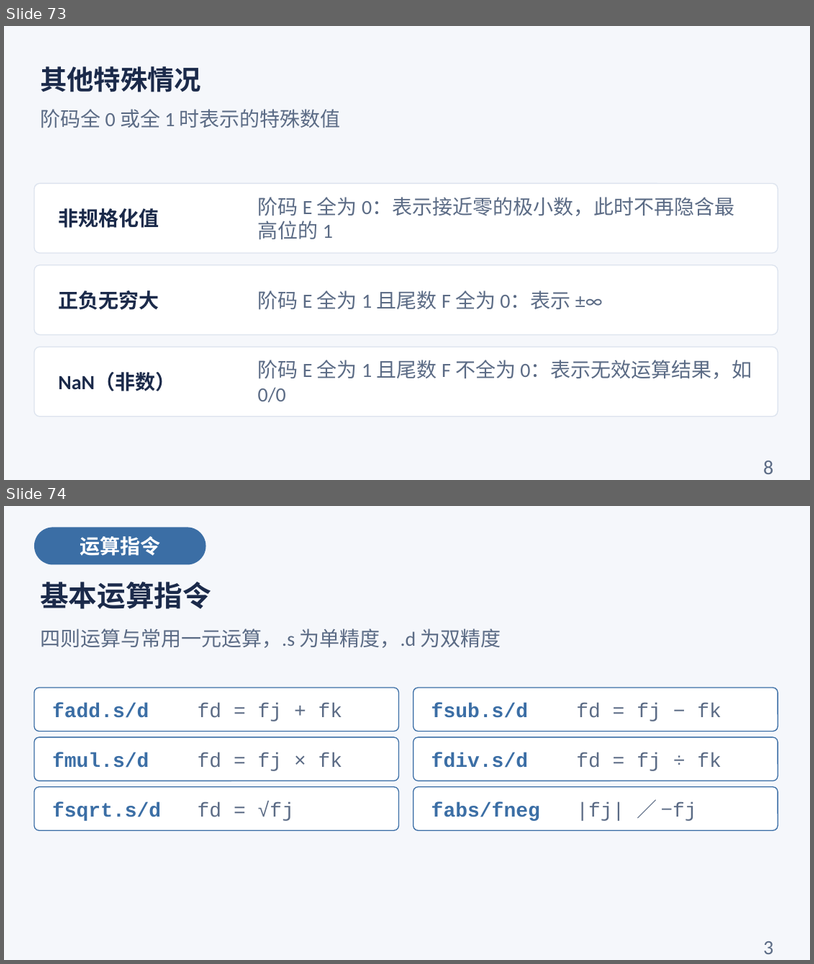
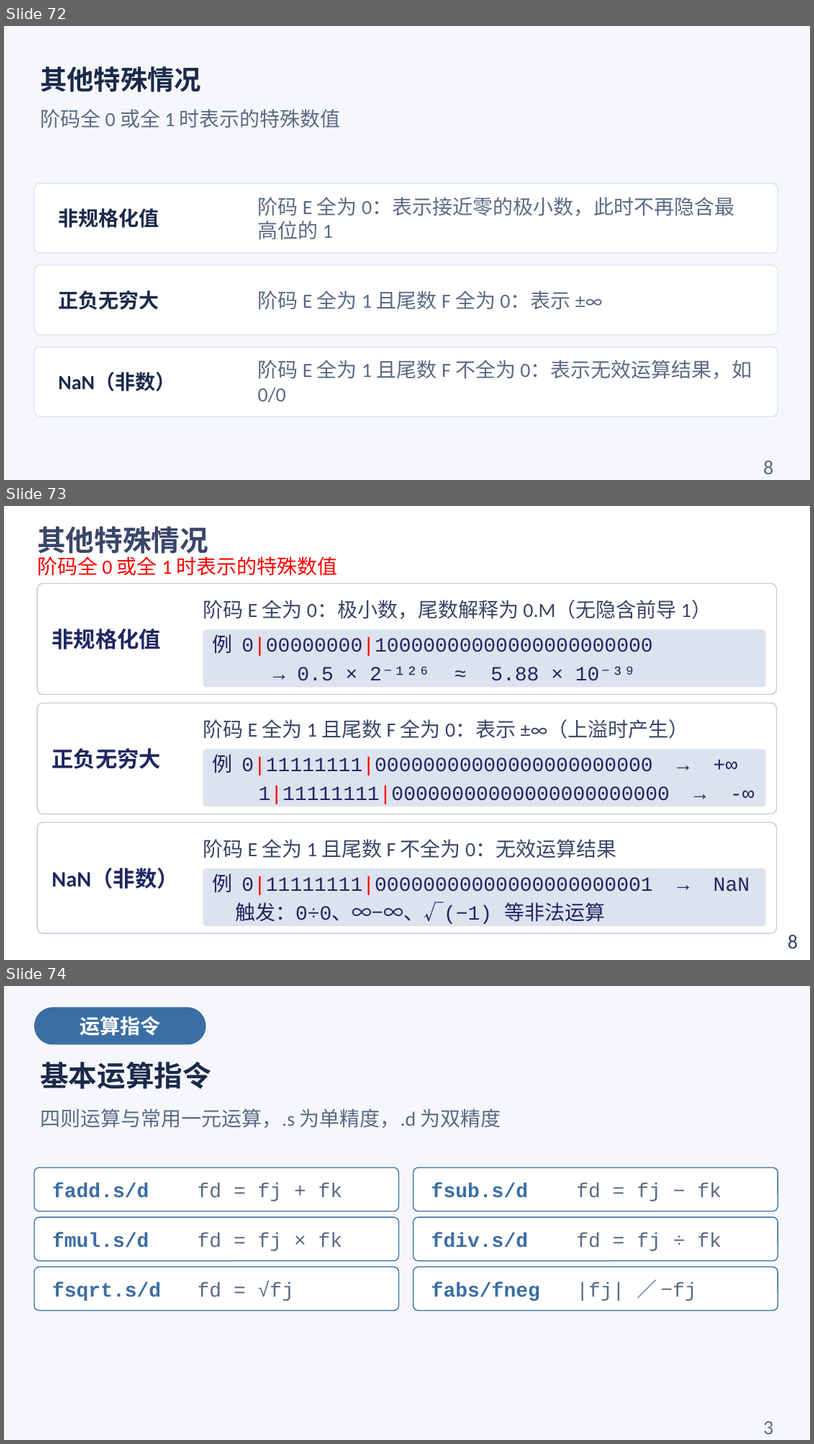
Before and after one commit to cxi218447-byte/miniOS, a slide deck: docs/04/04_load_store_course.pptx. Shown one above the other, each under a label of ours: slides 73 and 74 before the commit, slides 72, 73 and 74 after it. The pictures are 814x964 and 814x1444 pixels, drawn with LibreOffice and Linux fonts; fonts in the diff are those of the drawing. Boxes give left, top, right and bottom in pixels: in the first picture for what was removed or moved away, otherwise in the second. Text is boxed around its words. In the diff, an @@ line names an element or a change of style, - is before the commit and + after.

```diff
--- a/docs/04/04_load_store_course.pptx
+++ b/docs/04/04_load_store_course.pptx
@@ slide 73 added at (4, 506, 810, 960), background #FFFFFF @@
@@ text added at (37, 526, 208, 558), 34 pt, text #3A4668, bold @@
+其他特殊情况
@@ text added at (37, 556, 338, 576), 24 pt, text #FF0000 @@
+阶码全 0 或全 1 时表示的特殊数值
@@ rounded rectangle added at (37, 584, 777, 694), outline #C8CCDA 1.2 pt @@
@@ text added at (203, 600, 712, 619), 24 pt, text #3A4668 @@
+阶码 E 全为 0：极小数，尾数解释为 0.M（无隐含前导 1）
@@ text added at (52, 628, 161, 649), 26 pt, text #1E2761, bold @@
+非规格化值
@@ rounded rectangle added at (203, 629, 766, 687), fill #DDE2EF @@
@@ text added at (213, 634, 653, 656), 24 pt, text #1E2761 @@
+例 0|00000000|10000000000000000000000
@@ text added at (297, 666, 636, 681), 24 pt, text #1E2761 @@
+→ 0.5 × 2⁻¹²⁶ ≈ 5.88 × 10⁻³⁹
@@ rounded rectangle added at (37, 703, 777, 813), outline #C8CCDA 1.2 pt @@
@@ text added at (203, 719, 689, 739), 24 pt, text #3A4668 @@
+阶码 E 全为 1 且尾数 F 全为 0：表示 ±∞（上溢时产生）
@@ text added at (52, 748, 161, 769), 26 pt, text #1E2761, bold @@
+正负无穷大
@@ rounded rectangle added at (203, 749, 766, 806), fill #DDE2EF @@
@@ text added at (213, 754, 653, 775), 24 pt, text #1E2761 @@
+例 0|11111111|00000000000000000000000 → +∞
@@ text added at (259, 785, 670, 804), 24 pt, text #1E2761 @@
+1|11111111|00000000000000000000000 → -∞
@@ rounded rectangle added at (37, 822, 777, 933), outline #C8CCDA 1.2 pt @@
@@ text added at (203, 839, 617, 858), 24 pt, text #3A4668 @@
+阶码 E 全为 1 且尾数 F 不全为 0：无效运算结果
@@ text added at (52, 867, 178, 888), 26 pt, text #1E2761, bold @@
+NaN（非数）
@@ rounded rectangle added at (203, 868, 766, 926), fill #DDE2EF @@
@@ text added at (213, 873, 750, 895), 24 pt, text #1E2761 @@
+例 0|11111111|00000000000000000000001 → NaN
@@ text added at (235, 901, 605, 924), 24 pt, text #1E2761 @@
+触发：0÷0、∞−∞、√(−1) 等非法运算
@@ text added at (788, 934, 798, 948), 24 pt, text #3A4668 @@
+8
@@ what was slide 73 is now slide 72 @@
```
Also in this commit, not shown: 4 slides changed, 6 other slides added, 3 slides removed, 21 other files.
